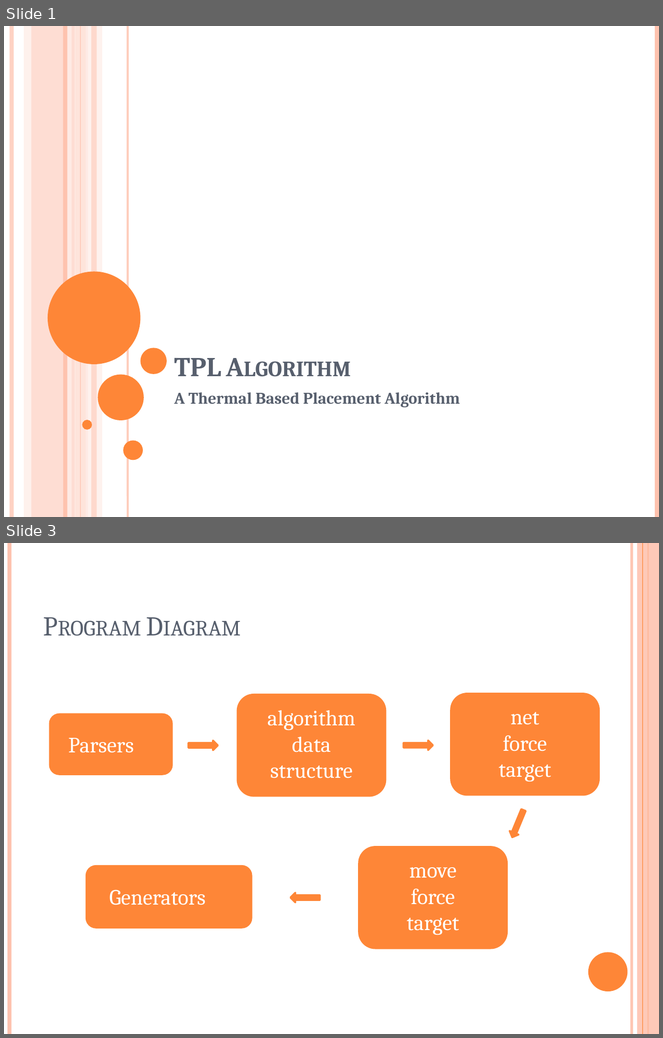
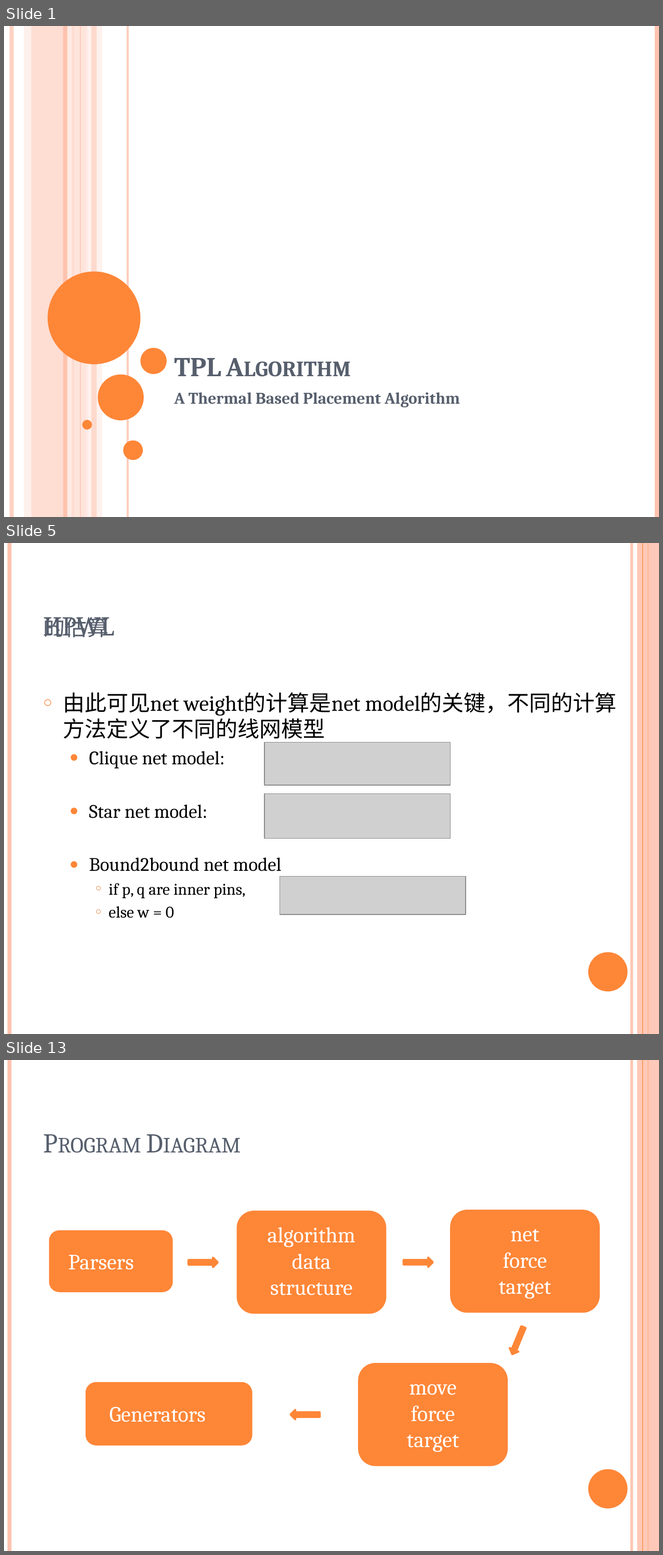
Before and after one commit to marcusgao94/TPL, a slide deck: doc/TPL.pptx. Shown one above the other, each under a label of ours: slides 1 and 3 before the commit, slides 1, 5 and 13 after it; the slides between them are not shown. The pictures are 663x1038 and 663x1555 pixels, drawn with LibreOffice and Linux fonts; fonts in the diff are those of the drawing; grey boxes stand for pictures. Boxes give left, top, right and bottom in pixels: in the first picture for what was removed or moved away, otherwise in the second. Text is boxed around its words. In the diff, an @@ line names an element or a change of style, - is before the commit and + after.

```diff
--- a/doc/TPL.pptx
+++ b/doc/TPL.pptx
@@ slide 5 added at (4,543,659,1034), background #FFFFFF; not listed: 6 template elements that a slide beside it also shows @@
@@ title added at (37,563,572,644), 30 pt, text #575F6D, small capitals @@
+HPWL的估算
@@ text added at (63,692,617,918), 21 pt, text #000000 @@
+○ 由此可见net weight的计算是net model的关键，不同的计算方法定义了不同的线网模型
+  ● Clique net model:
+  ● Star net model:
+  ● Bound2bound net model
+    ○ if p, q are inner pins,
+    ○ else w = 0
@@ picture added at (265,742,450,785) @@
@@ picture added at (265,794,450,839) @@
@@ picture added at (280,876,465,915) @@
@@ what was slide 3 is now slide 13 @@
```
Also in this commit, not shown: 1 slide changed, 10 other slides added, 10 slides removed.
